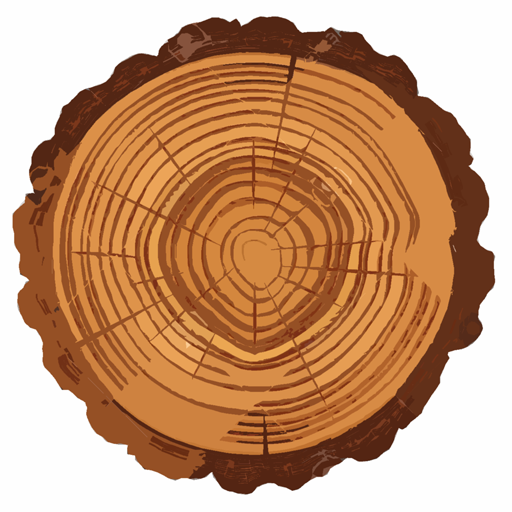
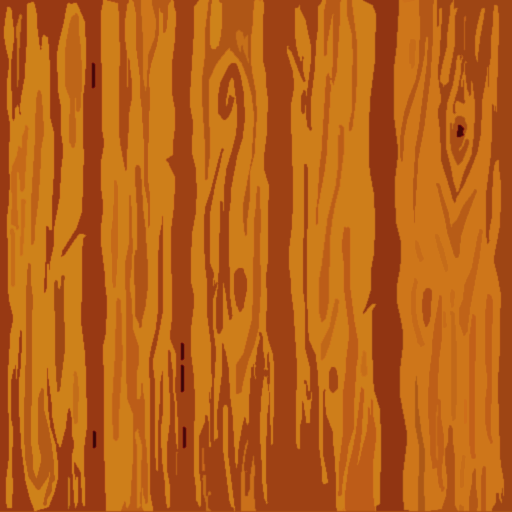
Comparing the layer stacks of the two (512, 512) images. Changes:
added layer "cb20c74107b3776e77d03471d4d1a45c--hand-painted-textures-d-texture.jpg copy 2" above "cb20c74107b3776e77d03471d4d1a45c--hand-painted-textures-d-texture.jpg copy" over [0, 0, 512, 512]
